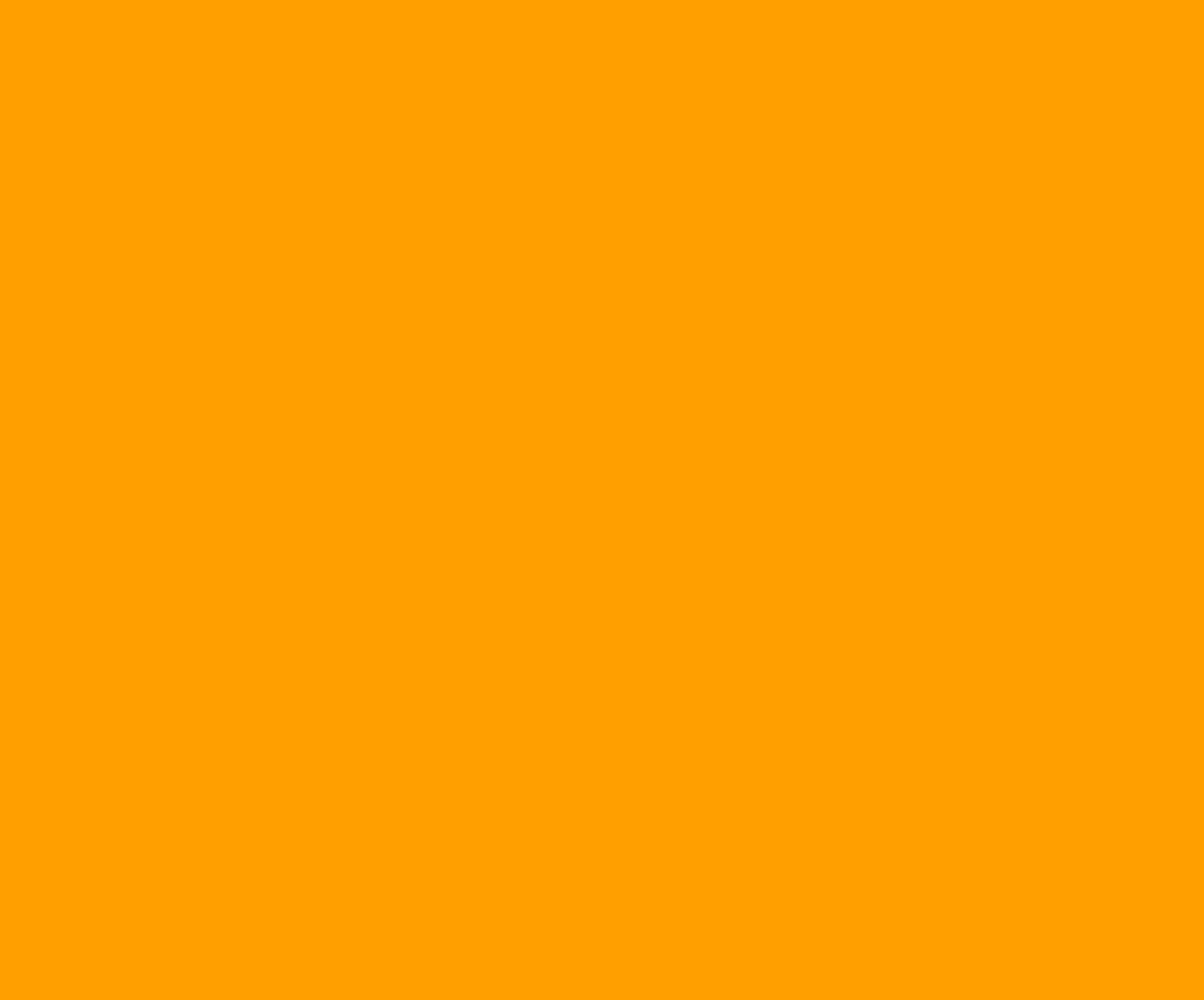
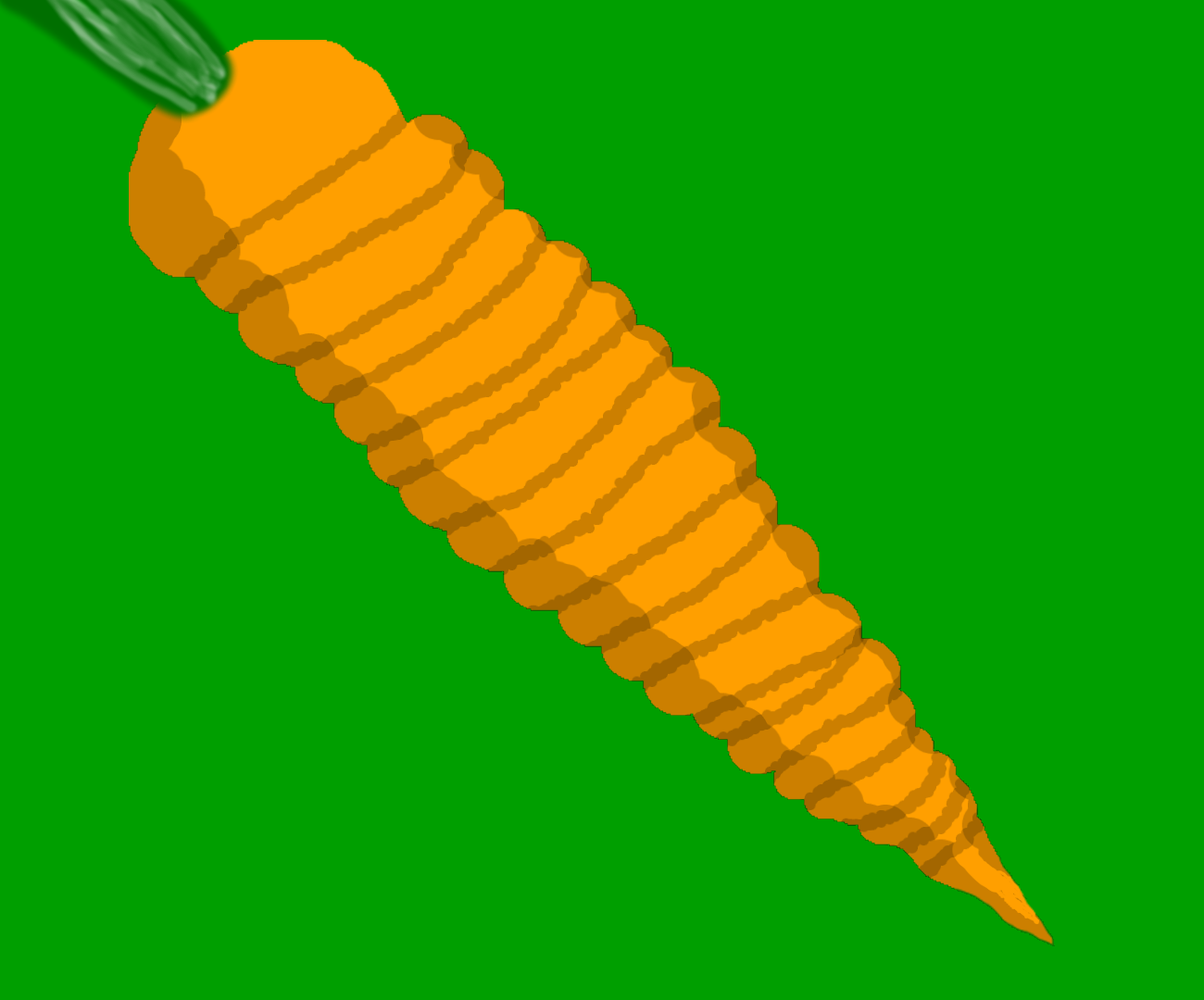
Layers edited between the first and the second (1204, 1000) image:
added layer "shading #2" above "shading #1" over [0, 0, 239, 125]
added layer "shading #1" (20%) above "shading" over [128, 91, 1055, 947]
added layer "shading" above "Layer" over [184, 108, 985, 880]
added layer "Layer" above "Background" over [128, 39, 1055, 947]
painted on "Background" over [0, 0, 1204, 1000]
